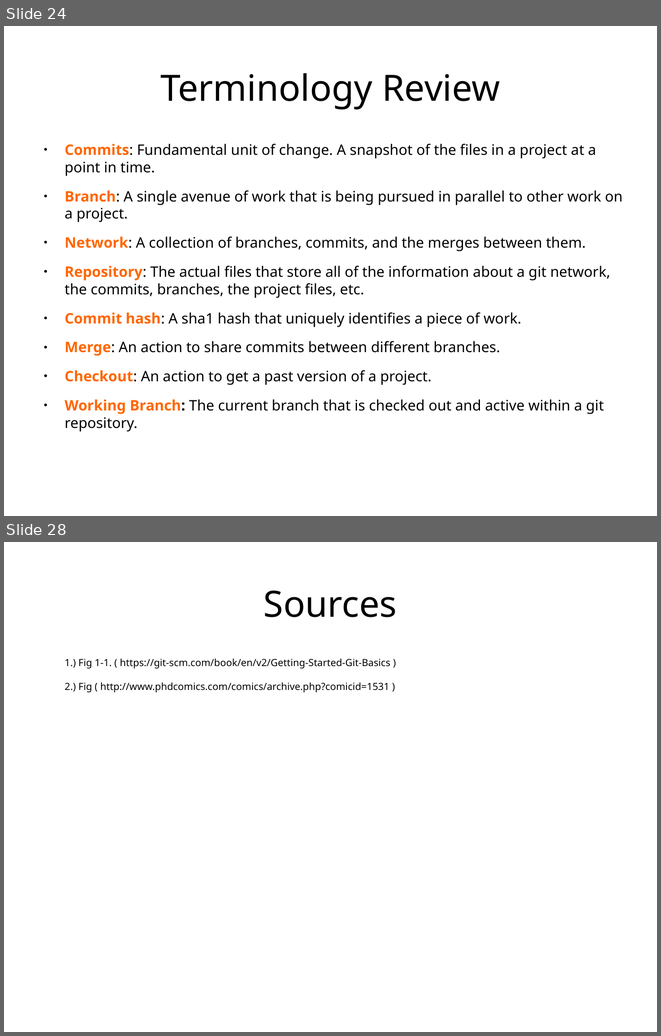
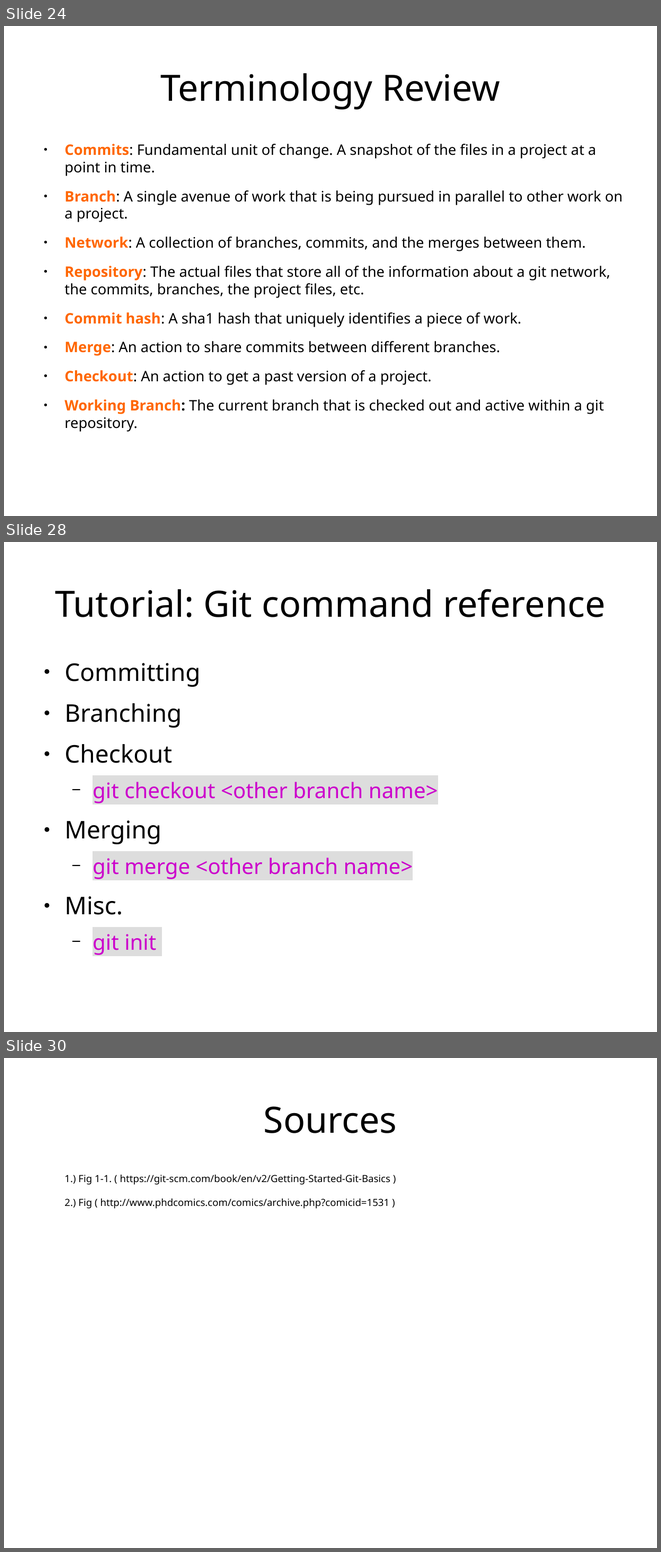
Before and after one commit to ethanwillis/git_presentation, a slide deck: git_presentation_slideshow.odp. Shown one above the other, each under a label of ours: slides 24 and 28 before the commit, slides 24, 28 and 30 after it; the slides between them are not shown. The pictures are 661x1036 and 661x1552 pixels, drawn with LibreOffice and Linux fonts; fonts in the diff are those of the drawing. Boxes give left, top, right and bottom in pixels: in the first picture for what was removed or moved away, otherwise in the second. Text is boxed around its words. In the diff, an @@ line names an element or a change of style, - is before the commit and + after.

Commit message:
Started work on git tutorial.

```diff
--- a/git_presentation_slideshow.odp
+++ b/git_presentation_slideshow.odp
@@ slide 28 added at (4,542,657,1032), background #FFFFFF @@
@@ title added at (55,589,605,617), 44 pt, text #000000 @@
+Tutorial: Git command reference
@@ text added at (64,663,438,955), 25.9 pt, text #CC00CC @@
+● Committing
+● Branching
+● Checkout
+  − git checkout <other branch name>
+● Merging
+  − git merge <other branch name>
+● Misc.
+  − git init
@@ what was slide 28 is now slide 30 @@
```
Also in this commit, not shown: 2 slides changed, 1 other slide added, 1 other file.
